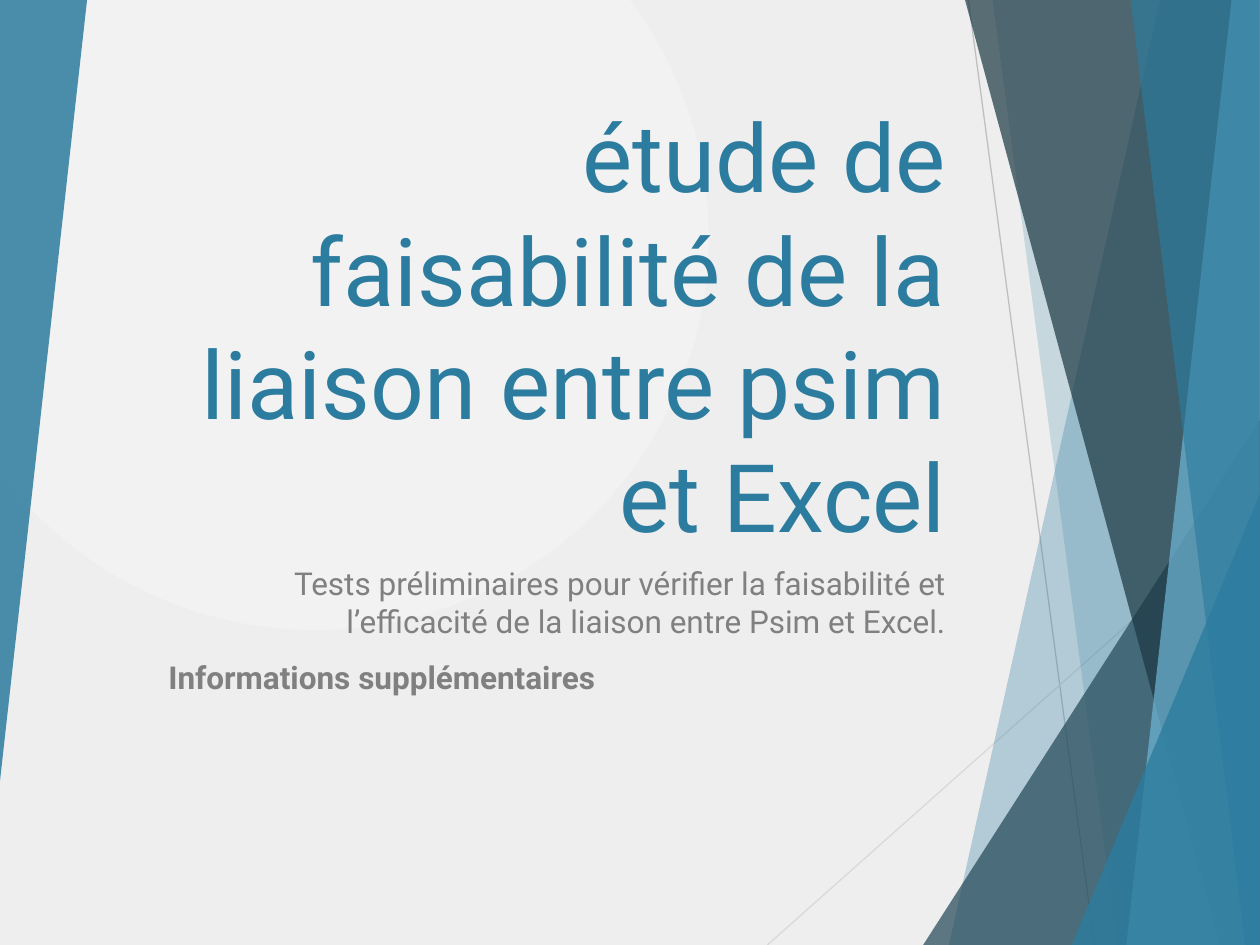
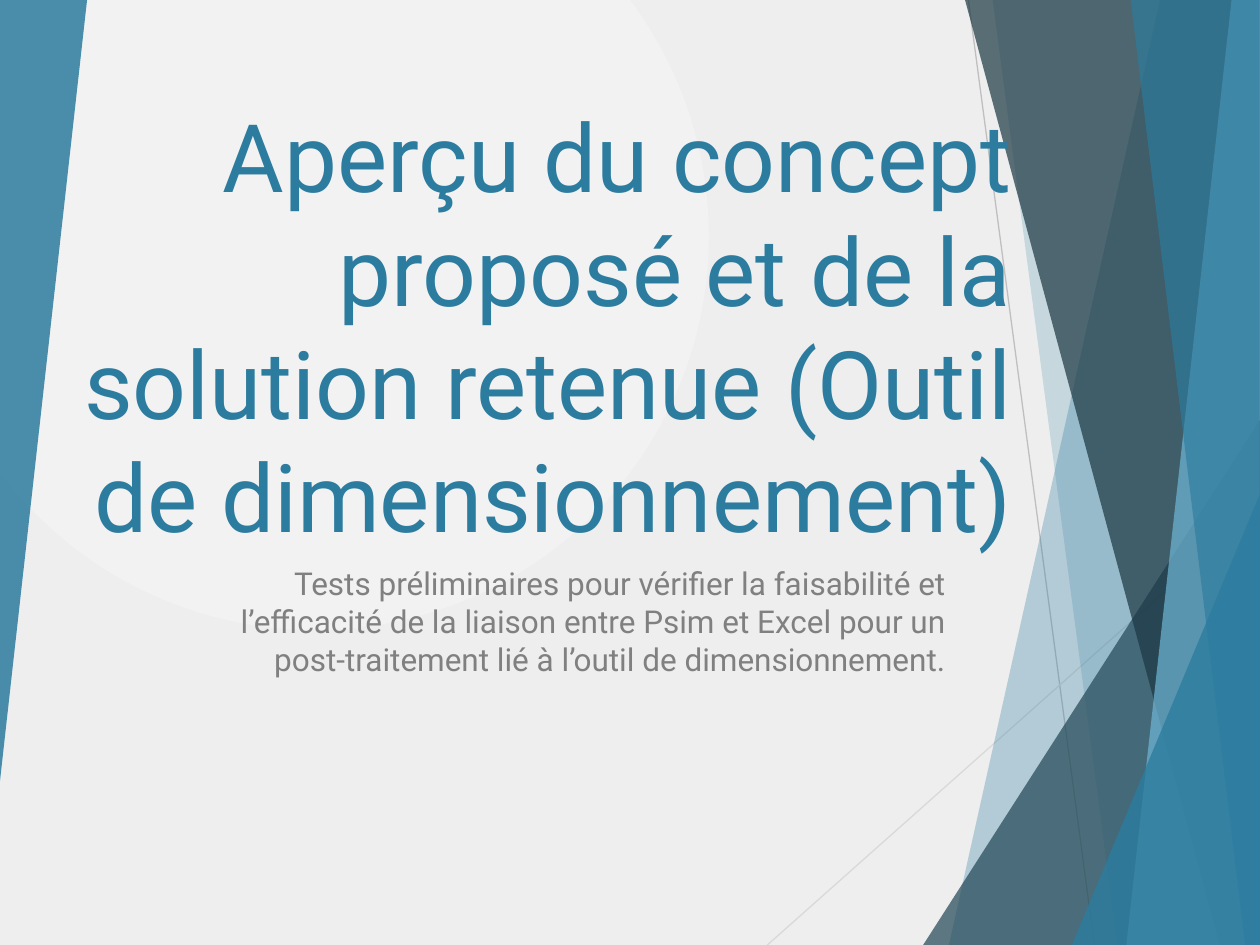
Before and after one commit to danthib76/DesignIV, a slide deck: slide 22 of Remise/Remise 2/Presentation_Remise_2.pptx (slide 16 before the commit). Drawn at 1260x945 pixels with LibreOffice and Linux fonts; fonts in the diff are those of the drawing. Boxes give left, top, right and bottom in pixels: in the first picture for what was removed or moved away, otherwise in the second. Text is boxed around its words. In the diff, an @@ line names an element or a change of style, - is before the commit and + after.

Commit message:
Ajout images simulation Psim

```diff
--- a/Remise/Remise 2/Presentation_Remise_2.pptx
+++ b/Remise/Remise 2/Presentation_Remise_2.pptx
@@ title at box(84, 106, 1011, 554): text changed @@
-étude de faisabilité de la liaison entre psim et Excel
+Aperçu du concept proposé et de la solution retenue (Outil de dimensionnement)
@@ subtitle at box(241, 571, 946, 678): text changed @@
-Tests préliminaires pour vérifier la faisabilité et l’efficacité de la liaison entre Psim et Excel.
-Informations supplémentaires
+Tests préliminaires pour vérifier la faisabilité et l’efficacité de la liaison entre Psim et Excel pour un post-traitement lié à l’outil de dimensionnement.
```
Also in this commit, not shown: 9 other slides changed, 16 slides added, 5 slides removed.
